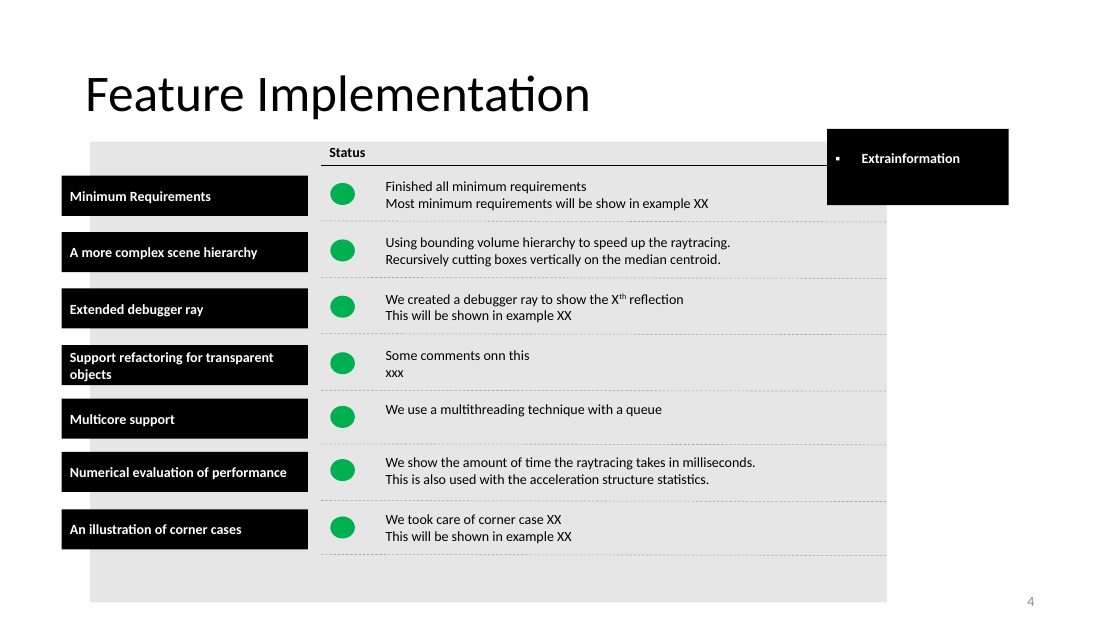
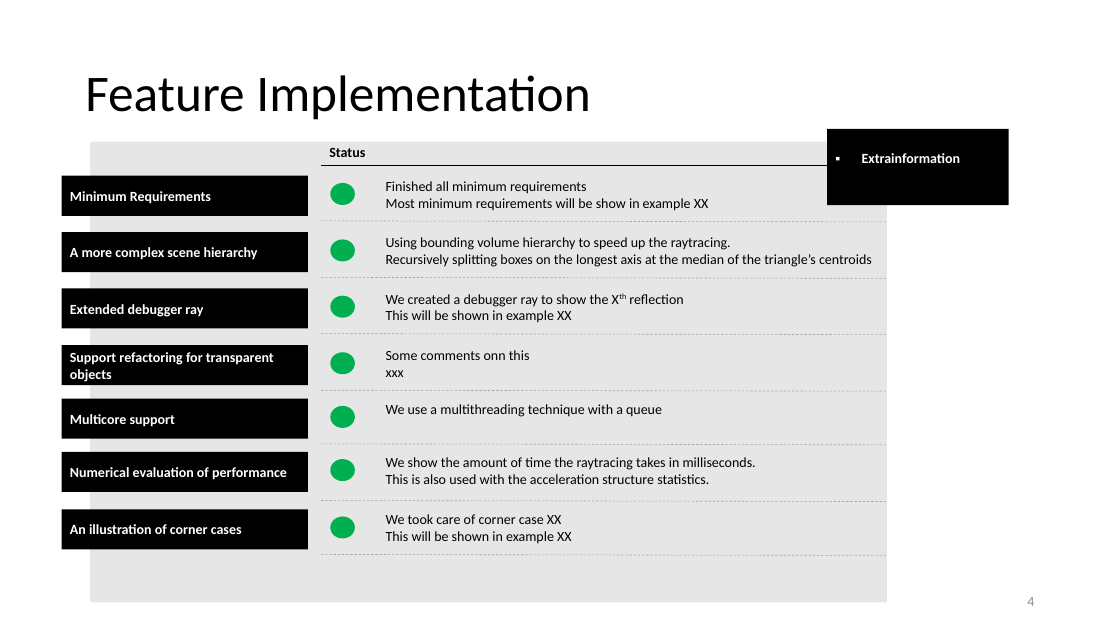
Before and after one commit to pwyq/cg_project, a slide deck: slide 4 of Group22_Presentation.pptx. Drawn at 1120x630 pixels with LibreOffice and Linux fonts; fonts in the diff are those of the drawing. Boxes give left, top, right and bottom in pixels: in the first picture for what was removed or moved away, otherwise in the second. Text is boxed around its words. In the diff, an @@ line names an element or a change of style, - is before the commit and + after.

Commit message:
Updated powerpoint

```diff
--- a/Group22_Presentation.pptx
+++ b/Group22_Presentation.pptx
@@ text at box(386, 254, 872, 267): text changed @@
-Recursively cutting boxes vertically on the median centroid.
+Recursively splitting boxes on the longest axis at the median of the triangle’s centroids
```
